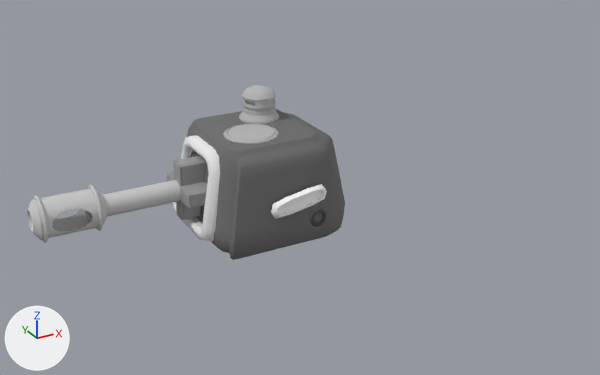
The FBX model PlayerTank/FBX/TankTurret.FBX, before and after one commit.
Camera for both pictures: a 50 mm lens placed at (-1.233, -1.799, 1.545), pointed at (-0.351, -0.195, 0.743). Lighting does not change. The marker at lower left points along +X, +Y and +Z. Both versions are drawn at frame 1 of the action 'Take 001'; the numbers are the values there.
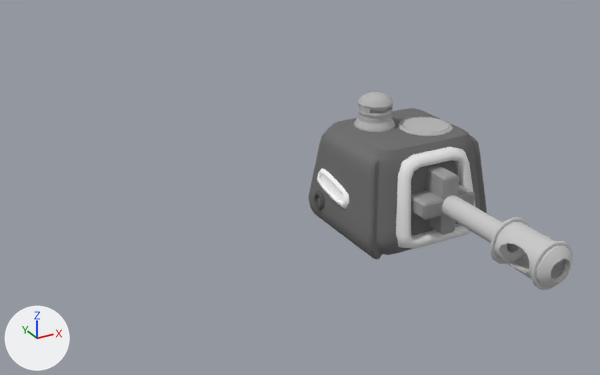
ob_group001 is not drawn itself; it is the parent of ob_cylinder007, ob_cylinder010, ob_cylinder009, ob_box020, ob_untitled, ob_box021, ob_box019, ob_cylinder008.

Boxes [x1, y1, x2, y2] around the edits, measured in the pictures (600 x 375 px):
'Box019', moved, turned: before [187, 109, 345, 260]; after [308, 108, 487, 260]
'Cylinder007', moved, turned: before [27, 180, 181, 243]; after [442, 195, 573, 290]
'Box020', moved, turned: before [173, 136, 220, 241]; after [396, 147, 476, 249]
'Box021', moved, turned: before [167, 156, 207, 220]; after [411, 165, 475, 235]
'Cylinder009', moved, turned: before [239, 85, 279, 124]; after [354, 92, 395, 132]
'Cylinder010', moved, turned: before [223, 124, 279, 144]; after [398, 117, 453, 136]
'Box022', moved, turned: before [271, 184, 327, 219]; after [317, 168, 349, 209]
'Cylinder008', moved, turned: before [309, 207, 327, 227]; after [314, 191, 325, 210]

What the commit changed:
Object 'Group001' (ob_group001) moves from (-0.332, 0.0875, 0.52) to (0.00165, -0.106, 0.527).
Object 'Group001' (ob_group001) turns from (0, 0, 0) to (0, 0, 90) degrees about x, y and z.
Object 'Cylinder007' (ob_cylinder007) moves from (-1.799, -0.0504, 5.904) to (-1.608, -0.0504, 5.641).
Object 'Cylinder010' (ob_cylinder010) moves from (-1.467, -2.143, 11.28) to (-1.275, -2.143, 11.02).
Object 'Cylinder009' (ob_cylinder009) moves from (1.551, 2.122, 9.424) to (1.743, 2.122, 9.16).
Object 'Box020' (ob_box020) moves from (-7.714, 0.0147, 6.027) to (-7.522, 0.0147, 5.764).
Object 'Box021' (ob_box021) moves from (-2.133, -0.0828, 5.83) to (-1.942, -0.0828, 5.567).
Object 'Box019' (ob_box019) moves from (-0.13, -0.00759, 0.285) to (0.0613, -0.00759, 0.0216).
Object 'Box022' (ob_box022) moves from (0.926, 7.231, 5.568) to (1.118, 7.231, 5.304).
